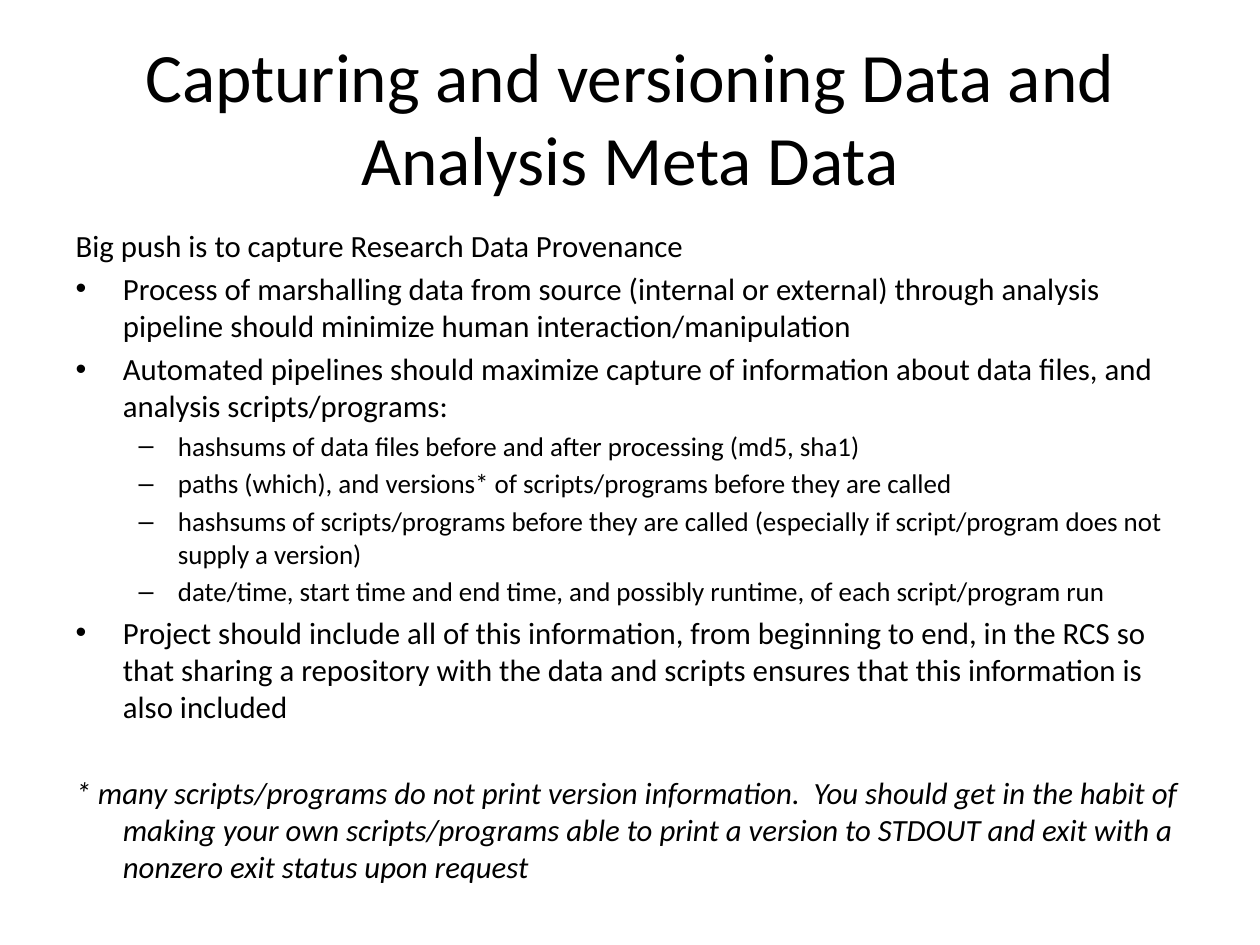
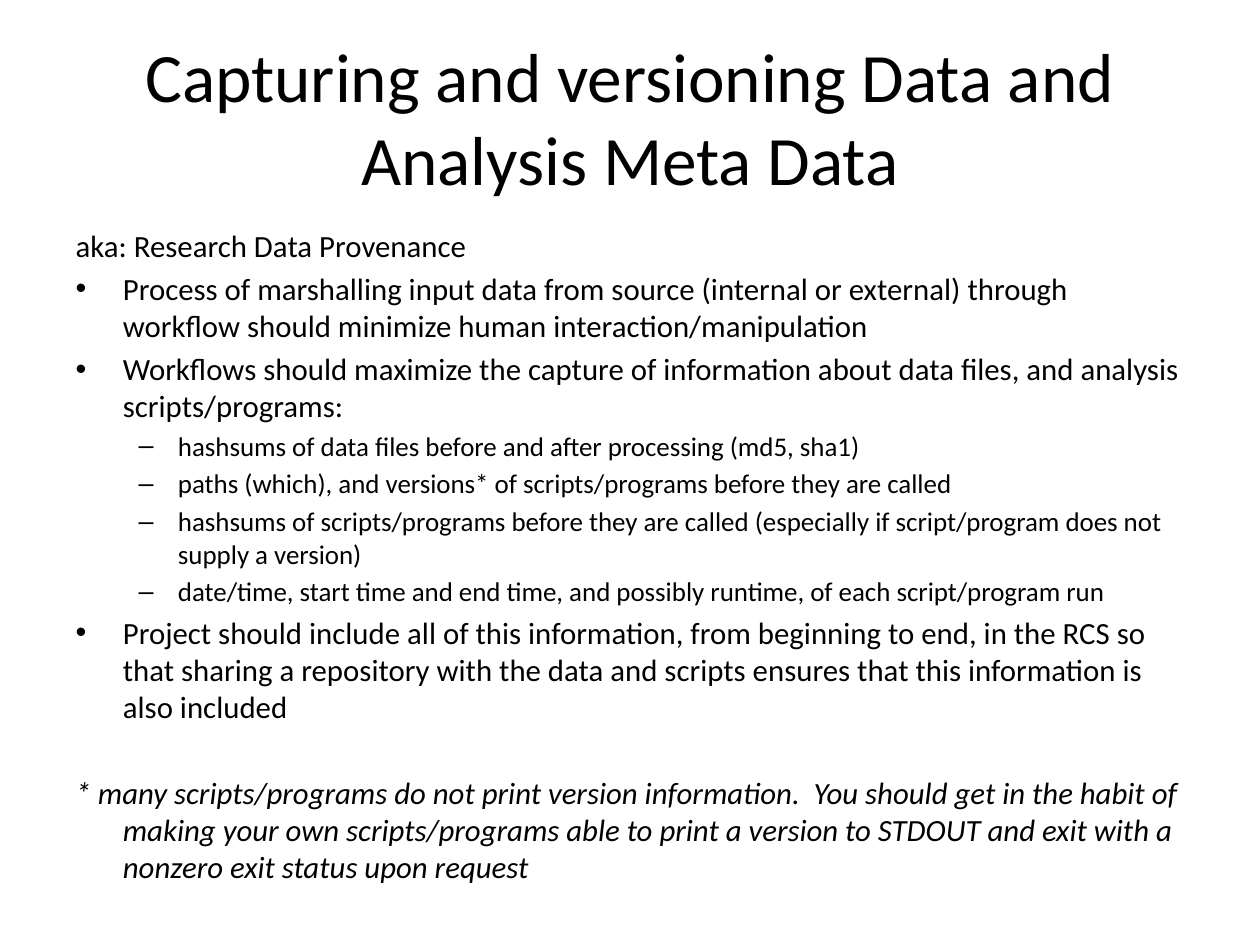
Before and after one commit to rvosa/ngs-workflows, a slide deck: slide 5 of doc/slides/day3/session1/Workflows.pptx (slide 3 before the commit). Drawn at 1260x945 pixels with LibreOffice and Linux fonts; fonts in the diff are those of the drawing. Boxes give left, top, right and bottom in pixels: in the first picture for what was removed or moved away, otherwise in the second. Text is boxed around its words. In the diff, an @@ line names an element or a change of style, - is before the commit and + after.

```diff
--- a/doc/slides/day3/session1/Workflows.pptx
+++ b/doc/slides/day3/session1/Workflows.pptx
@@ text at [76,235,1179,423]: text changed @@
-Big push is to capture Research Data Provenance
-• Process of marshalling data from source (internal or external) through analysis pipeline should minimize human interaction/manipulation
-• Automated pipelines should maximize capture of information about data files, and analysis scripts/programs:
+aka: Research Data Provenance
+• Process of marshalling input data from source (internal or external) through workflow should minimize human interaction/manipulation
+• Workflows should maximize the capture of information about data files, and analysis scripts/programs:
```
Also in this commit, not shown: 2 other slides changed, 2 slides added, 6 other files.
